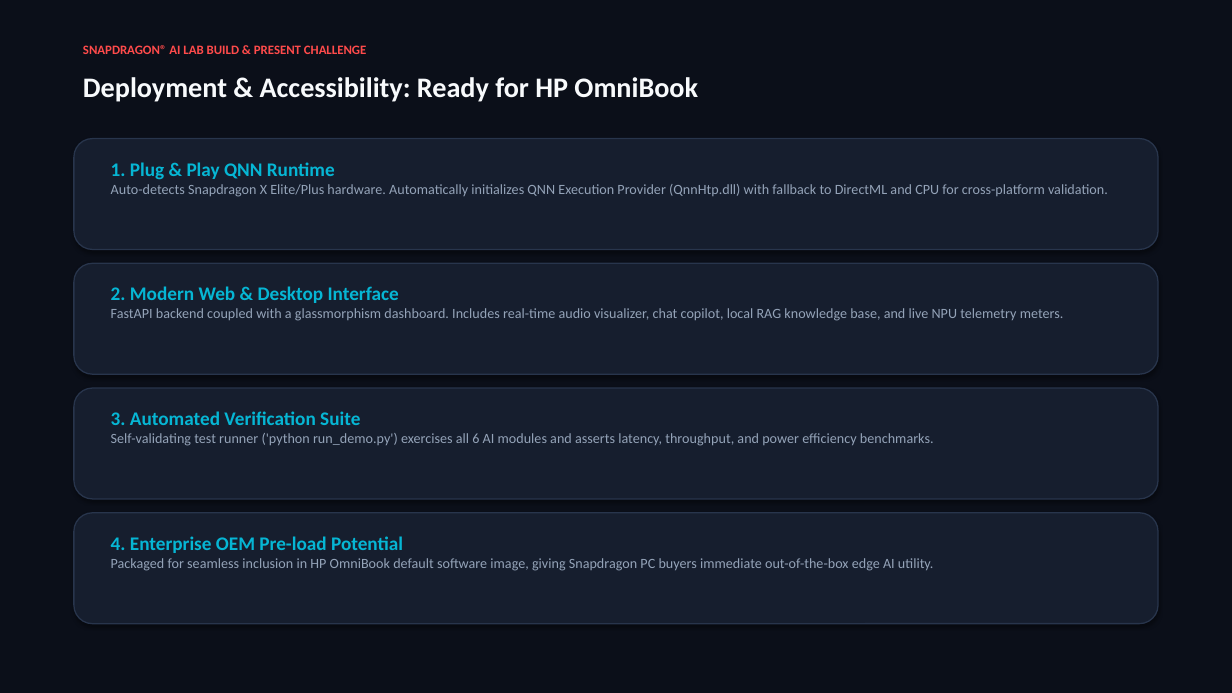
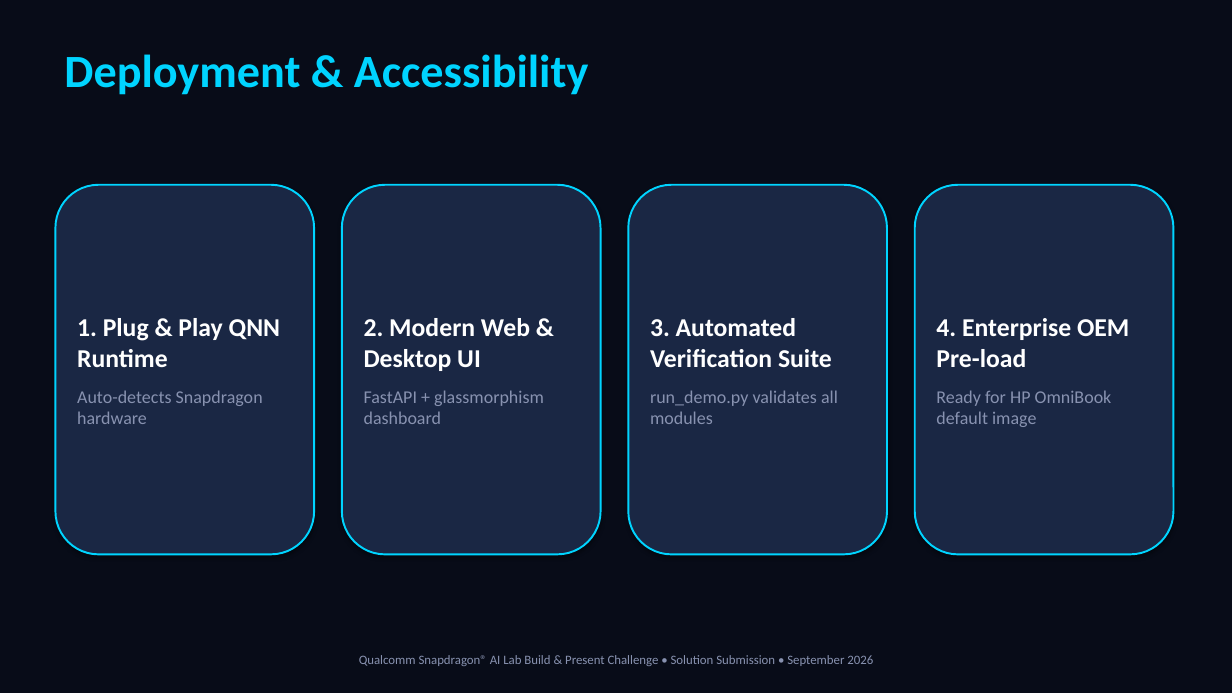
Before and after one commit to AnuragKannojiya/OmniSnap-AI, a slide deck: slide 8 of OmniSnap_AI_Pitch_Deck.pptx. Drawn at 1232x693 pixels with LibreOffice and Linux fonts; fonts in the diff are those of the drawing. Boxes give left, top, right and bottom in pixels: in the first picture for what was removed or moved away, otherwise in the second. Text is boxed around its words. In the diff, an @@ line names an element or a change of style, - is before the commit and + after.

Commit message:
style(ui): finalize glassmorphism design for all templates and CSS

```diff
--- a/OmniSnap_AI_Pitch_Deck.pptx
+++ b/OmniSnap_AI_Pitch_Deck.pptx
@@ rectangle at [0,0,1232,693]: fill #0B0F19 to #080C18; outline none to #080C18 0.75 pt @@
@@ text at [64,54,588,95]: text changed; size 22 to 36 pt; text colour #F8FAFC to #00D4FF @@
-Deployment & Accessibility: Ready for HP OmniBook
+Deployment & Accessibility
@@ rounded rectangle removed at [74,139,1158,250] @@
@@ text removed at [111,162,1108,197] @@
-1. Plug & Play QNN Runtime
-Auto-detects Snapdragon X Elite/Plus hardware. Automatically initializes QNN Execution Provider (QnnHtp.dll) with fallback to DirectML and CPU for cross-platform validation.
@@ rounded rectangle added at [55,185,314,555], fill #1A2744, outline #00D4FF 1.5 pt, 14 pt, text #8892B0 @@
+1. Plug & Play QNN Runtime
+Auto-detects Snapdragon hardware
@@ rounded rectangle added at [342,185,601,555], fill #1A2744, outline #00D4FF 1.5 pt, 14 pt, text #8892B0 @@
+2. Modern Web & Desktop UI
+FastAPI + glassmorphism dashboard
@@ rounded rectangle added at [628,185,887,555], fill #1A2744, outline #00D4FF 1.5 pt, 14 pt, text #8892B0 @@
+3. Automated Verification Suite
+run_demo.py validates all modules
@@ rounded rectangle added at [915,185,1174,555], fill #1A2744, outline #00D4FF 1.5 pt, 14 pt, text #8892B0 @@
+4. Enterprise OEM Pre-load
+Ready for HP OmniBook default image
@@ rounded rectangle removed at [74,263,1158,374] @@
@@ text removed at [111,286,1064,321] @@
-2. Modern Web & Desktop Interface
-FastAPI backend coupled with a glassmorphism dashboard. Includes real-time audio visualizer, chat copilot, local RAG knowledge base, and live NPU telemetry meters.
@@ rounded rectangle removed at [74,388,1158,499] @@
@@ text removed at [111,411,934,446] @@
-3. Automated Verification Suite
-Self-validating test runner ('python run_demo.py') exercises all 6 AI modules and asserts latency, throughput, and power efficiency benchmarks.
@@ rounded rectangle removed at [74,513,1158,624] @@
@@ text removed at [111,536,934,571] @@
-4. Enterprise OEM Pre-load Potential
-Packaged for seamless inclusion in HP OmniBook default software image, giving Snapdragon PC buyers immediate out-of-the-box edge AI utility.
@@ text at [359,655,873,666]: text changed; text colour #FF4B4B to #8892B0; bold off @@
-SNAPDRAGON® AI LAB BUILD & PRESENT CHALLENGE
+Qualcomm Snapdragon® AI Lab Build & Present Challenge • Solution Submission • September 2026
```
Also in this commit, not shown: 9 other slides changed, 8 other files.
